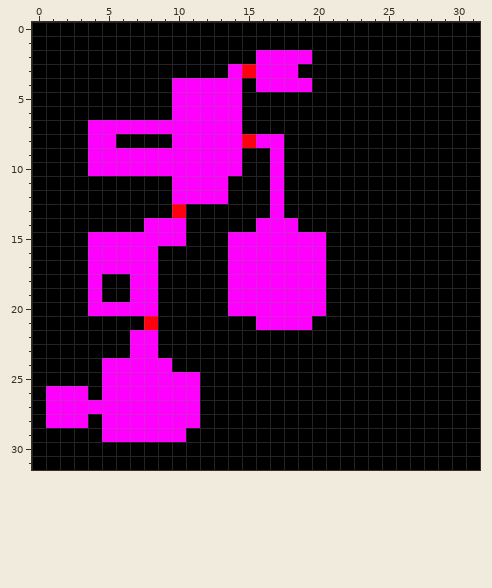
Pixel-art sprite, stored at Wolfenstein3DClone/res/bitmaps/level1.png. The picture above was drawn from the file before the commit.
The file is 32x32 pixels.
After the commit:
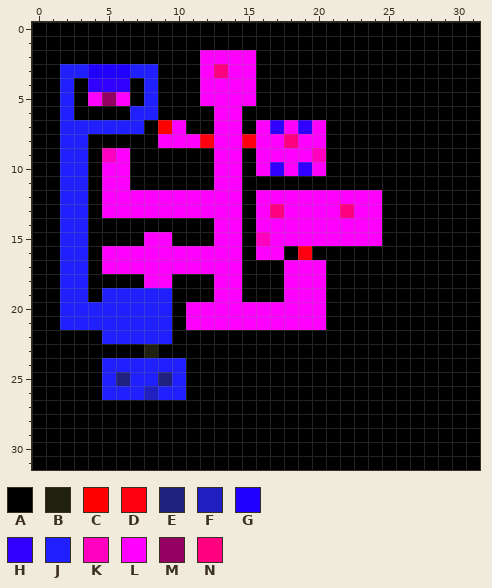
Palette (. is transparent): A #000000  B #202010  C #ff0001  D #ff0010  E #202080  F #2020c0  G #2000ff  H #3000ff  J #2020ff  K #ff00c0  L #ff00ff  M #940061  N #ff0080
Edits made:
y 2: x 12..19 AAAALLLL -> LLLLAAAA
y 3: x 2..8 AAAAAAA -> JJGGGJJ; x 12..13 AA -> LN; x 15..18 DLLL -> LAAA
y 4: x 2 A -> J; x 4..6 AAA -> HHH; x 8 A -> J; x 10..11 LL -> AA; x 15..19 ALLLL -> LAAAA
y 5: x 2 A -> J; x 4..6 AAA -> LML; x 8 A -> J; x 10..11 LL -> AA; x 15 A -> L
y 6: x 2 A -> J; x 7..8 AA -> JJ; x 10..12 LLL -> AAA
y 7: x 2..9 AALLLLLL -> JJJJJJAC; x 11..12 LL -> AA; x 16..20 AAAAA -> LHLHL
y 8: x 2..5 AALL -> JJAA; x 9 A -> L; x 12 L -> D; x 18..20 AAA -> NLL
y 9: x 2..5 AALL -> JJAK; x 7..12 LLLLLL -> AAAAAA; x 16 A -> L; x 18..20 AAA -> LLK
y 10: x 2..4 AAL -> JJA; x 7..12 LLLLLL -> AAAAAA; x 16..20 ALAAA -> LHLHL
y 11: x 2..3 AA -> JJ; x 5..6 AA -> LL; x 10..12 LLL -> AAA; x 14 A -> L; x 17 L -> A
y 12: x 2..3 AA -> JJ; x 5..9 AAAAA -> LLLLL; x 14 A -> L; x 16 A -> L; x 18..24 AAAAAAA -> LLLLLLL
y 13: x 2..3 AA -> JJ; x 5..14 AAAAADAAAA -> LLLLLLLLLL; x 16..24 ALAAAAAAA -> LNLLLLNLL
y 14: x 2..3 AA -> JJ; x 8..10 LLL -> AAA; x 13..14 AA -> LL; x 19..24 AAAAAA -> LLLLLL
y 15: x 2..7 AALLLL -> JJAAAA; x 10 L -> A; x 13 A -> L; x 15..16 LL -> AK; x 21..24 AAAA -> LLLL
y 16: x 2..4 AAL -> JJA; x 9..13 AAAAA -> LLLLL; x 15 L -> A; x 18..20 LLL -> ADA
y 17: x 2..4 AAL -> JJA; x 9..13 AAAAA -> LLLLL; x 15..17 LLL -> AAA
y 18: x 2..4 AAL -> JJA; x 7 L -> A; x 9 A -> L; x 13 A -> L; x 15..17 LLL -> AAA
y 19: x 2..9 AALAALLA -> JJAJJJJJ; x 13 A -> L; x 15..17 LLL -> AAA
y 20: x 2..9 AALLLLLA -> JJJJJJJJ; x 11..13 AAA -> LLL
y 21: x 2..9 AAAAAADA -> JJJJJJJJ; x 11..15 AAAAA -> LLLLL; x 20 A -> L
y 22: x 5..9 AALLA -> JJJJJ
y 23: x 7..8 LL -> AB
y 24: x 5..10 LLLLLA -> JJJJJJ
y 25: x 5..11 LLLLLLL -> JEJJEJA
y 26: x 1..3 LLL -> AAA; x 5..11 LLLLLLL -> JJJFJJA
y 27: x 1..11 LLLLLLLLLLL -> AAAAAAAAAAA
y 28: x 1..3 LLL -> AAA; x 5..11 LLLLLLL -> AAAAAAA
y 29: x 5..10 LLLLLL -> AAAAAA
Changed places in both pictures, as pixel boxes (x1, y1, x2, y2):
changed: (46, 50, 382, 442)
